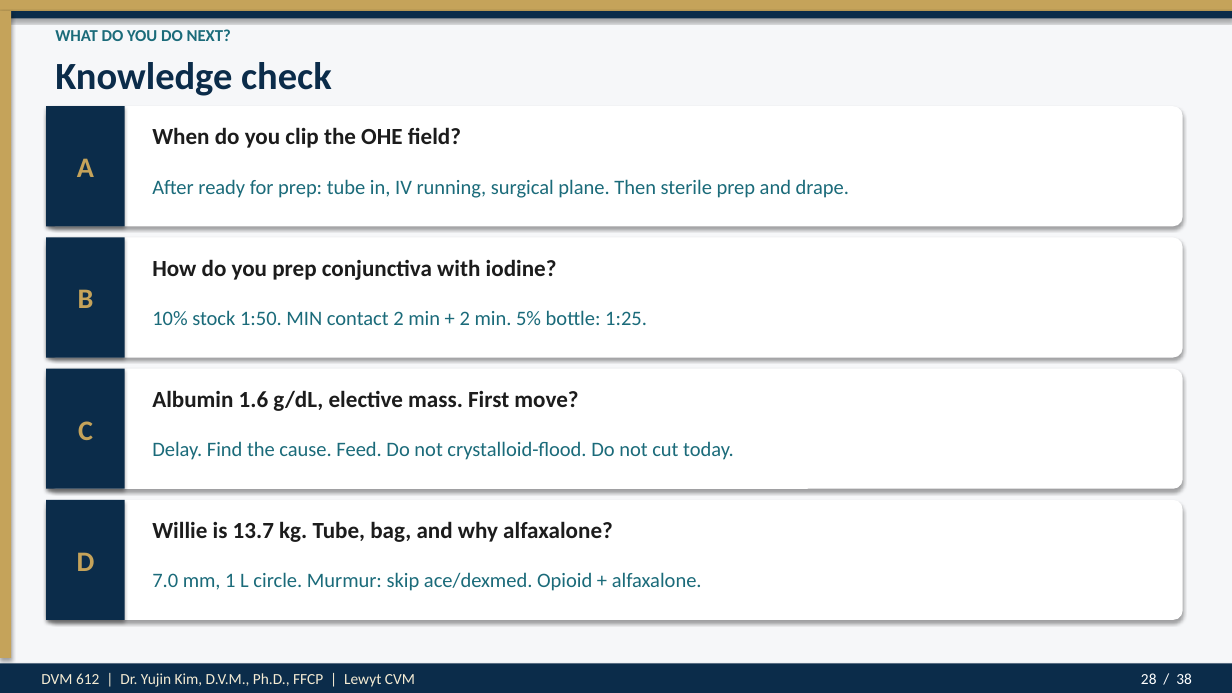
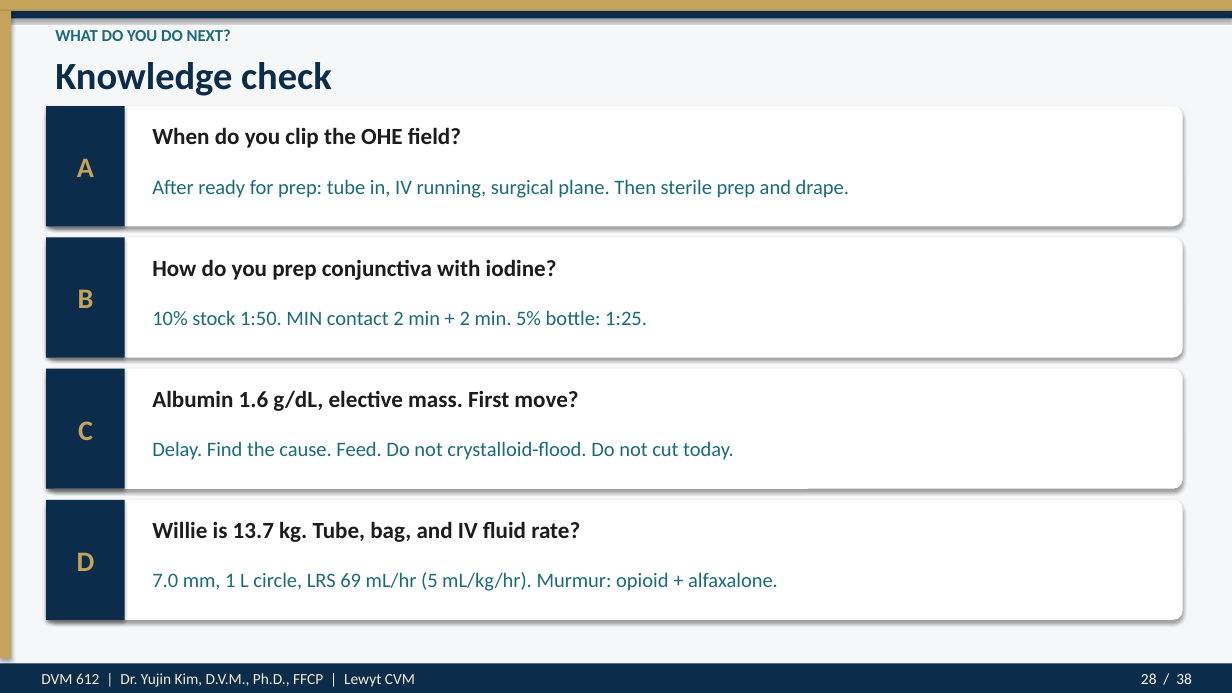
Before and after one commit to drkimvet/happycare, a slide deck: slide 28 of lectures/DVM-612_Week4_Preop_PatientPrep_Postop.pptx. Drawn at 1232x693 pixels with LibreOffice and Linux fonts; fonts in the diff are those of the drawing. Boxes give left, top, right and bottom in pixels: in the first picture for what was removed or moved away, otherwise in the second. Text is boxed around its words. In the diff, an @@ line names an element or a change of style, - is before the commit and + after.

```diff
--- a/lectures/DVM-612_Week4_Preop_PatientPrep_Postop.pptx
+++ b/lectures/DVM-612_Week4_Preop_PatientPrep_Postop.pptx
@@ text at [152, 521, 580, 542]: text changed @@
-Willie is 13.7 kg. Tube, bag, and why alfaxalone?
+Willie is 13.7 kg. Tube, bag, and IV fluid rate?
@@ text at [152, 572, 778, 591]: text changed @@
-7.0 mm, 1 L circle. Murmur: skip ace/dexmed. Opioid + alfaxalone.
+7.0 mm, 1 L circle, LRS 69 mL/hr (5 mL/kg/hr). Murmur: opioid + alfaxalone.
```
Also in this commit, not shown: 5 other slides changed, 4 other files.
